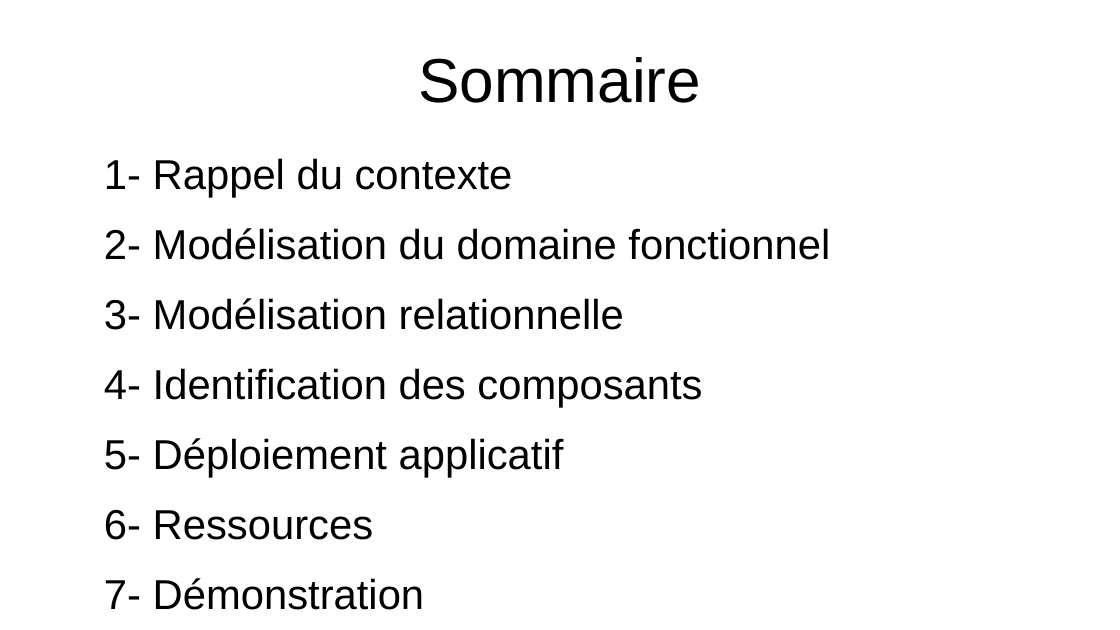
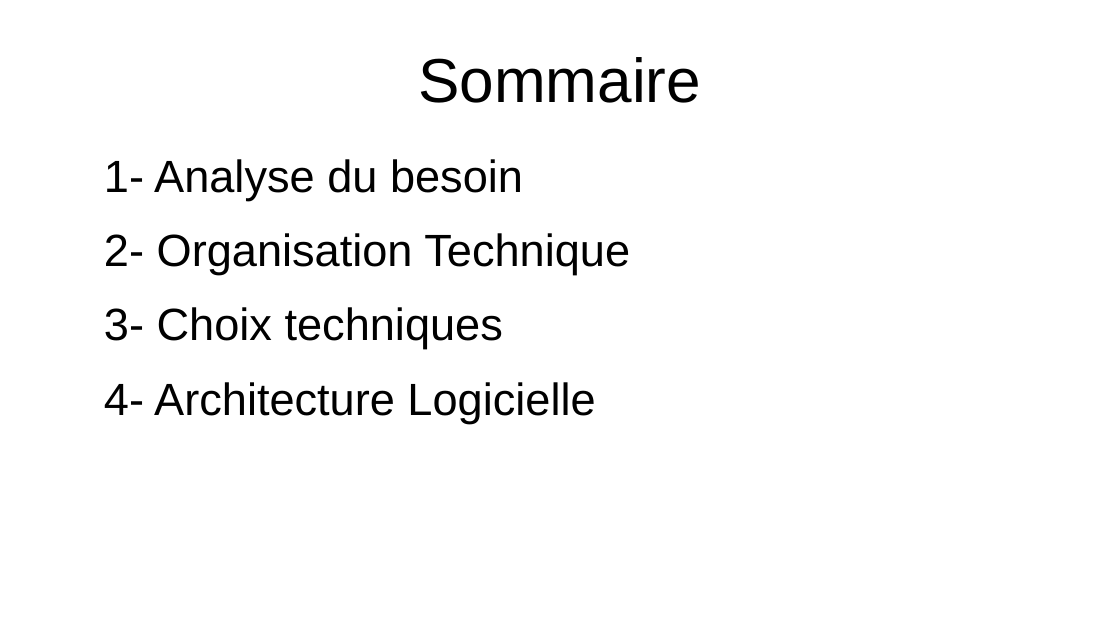
Before and after one commit to jbbaillet85/GrandPyBot-le-papy-robot, a slide deck: slide 2 of documentation/Présentation.odp. Drawn at 1120x630 pixels with LibreOffice and Linux fonts; fonts in the diff are those of the drawing. Boxes give left, top, right and bottom in pixels: in the first picture for what was removed or moved away, otherwise in the second. Text is boxed around its words. In the diff, an @@ line names an element or a change of style, - is before the commit and + after.

```diff
--- a/documentation/Présentation.odp
+++ b/documentation/Présentation.odp
@@ text at [104,159,630,423]: text changed; size 29.6 to 32 pt @@
-1- Rappel du contexte
-2- Modélisation du domaine fonctionnel
-3- Modélisation relationnelle
-4- Identification des composants
-5- Déploiement applicatif
-6- Ressources
-7- Démonstration
+1- Analyse du besoin
+2- Organisation Technique
+3- Choix techniques
+4- Architecture Logicielle
```
Also in this commit, not shown: 1 other slide changed, 12 slides added, 9 slides removed, 5 other files.
